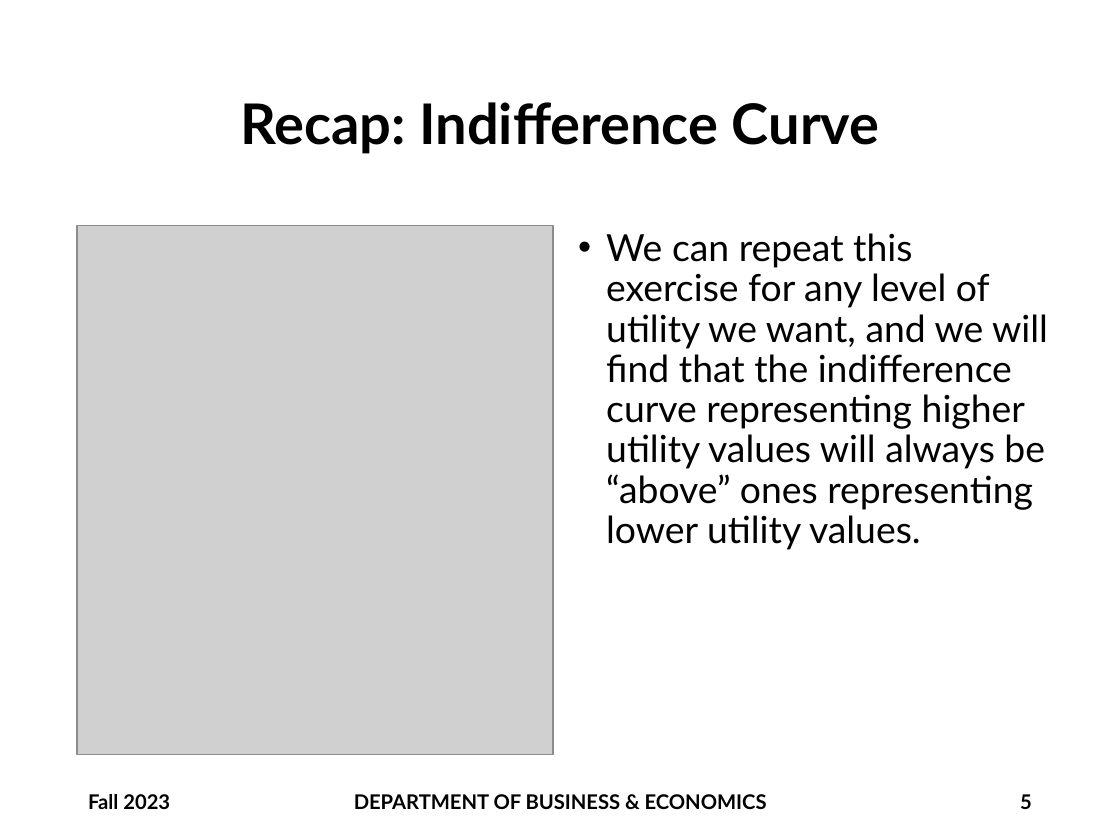
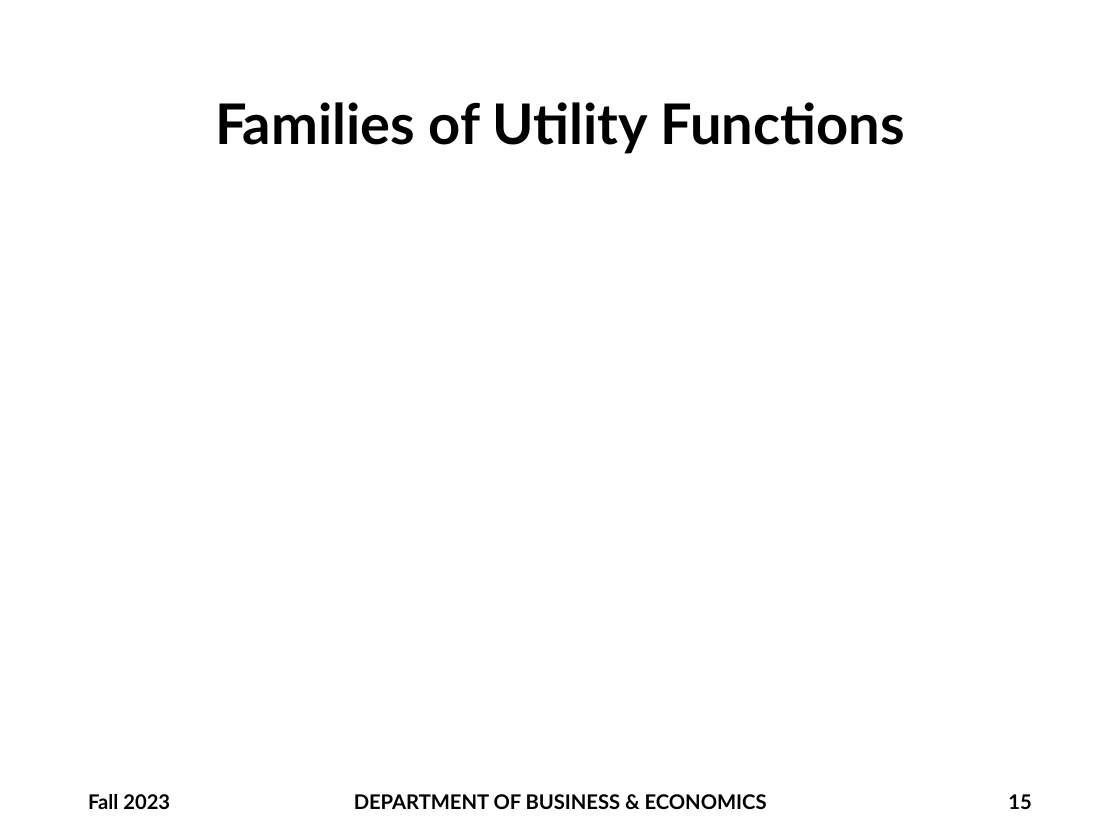
Before and after one commit to brianhwpark/brianhwpark.github.io, a slide deck: slide 15 of files/teaching-resources/monmouthcollege-econ-300/ECON300-LEC11.pptx (slide 5 before the commit). Drawn at 1120x840 pixels with LibreOffice and Linux fonts; fonts in the diff are those of the drawing; grey boxes stand for pictures; background and template pictures are left out. Boxes give left, top, right and bottom in pixels: in the first picture for what was removed or moved away, otherwise in the second. Text is boxed around its words. In the diff, an @@ line names an element or a change of style, - is before the commit and + after.

```diff
--- a/files/teaching-resources/monmouthcollege-econ-300/ECON300-LEC11.pptx
+++ b/files/teaching-resources/monmouthcollege-econ-300/ECON300-LEC11.pptx
@@ title at box(215, 102, 904, 154): text changed @@
-Recap: Indifference Curve
+Families of Utility Functions
@@ picture removed at box(77, 225, 553, 754) @@
@@ text removed at box(606, 233, 1048, 550) @@
-• We can repeat this exercise for any level of utility we want, and we will find that the indifference curve representing higher utility values will always be “above” ones representing lower utility values.
@@ page number at box(1008, 794, 1031, 809): text changed @@
-5
+15
```
Also in this commit, not shown: 20 other slides changed, 20 slides added, 3 other files.
